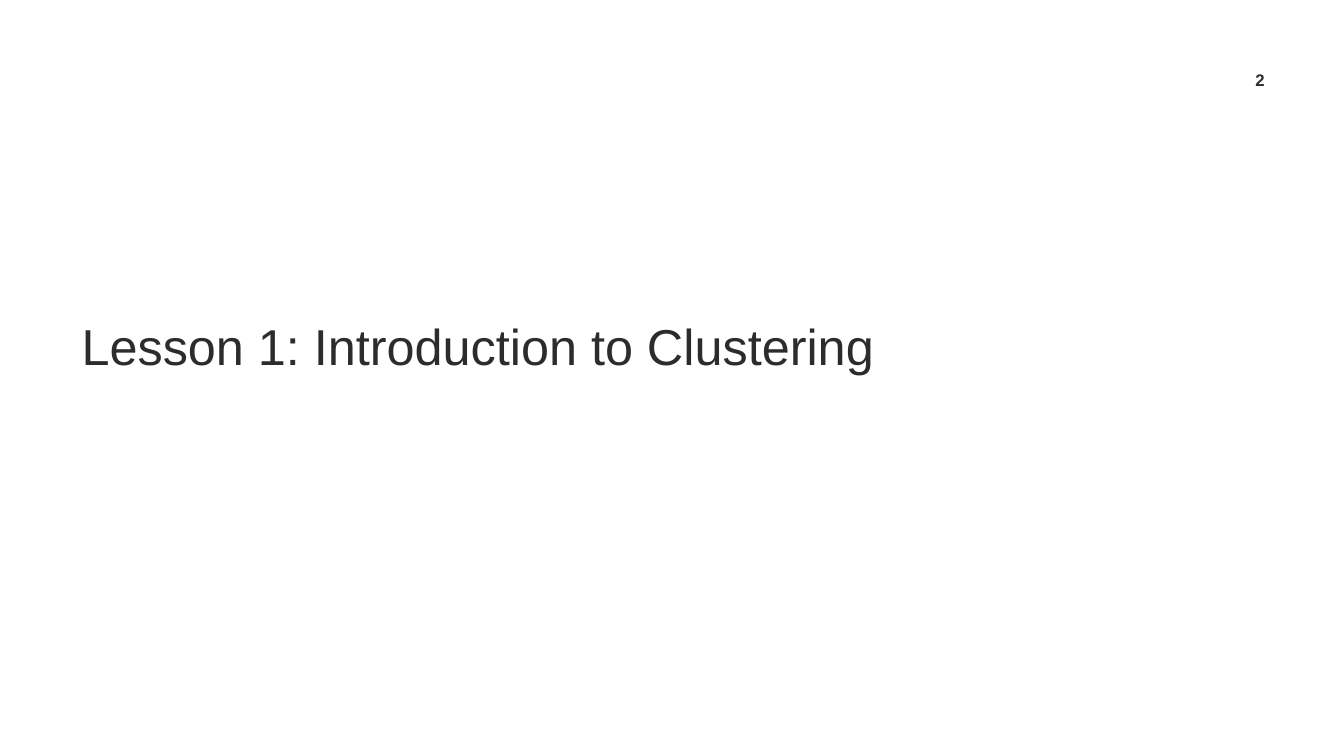
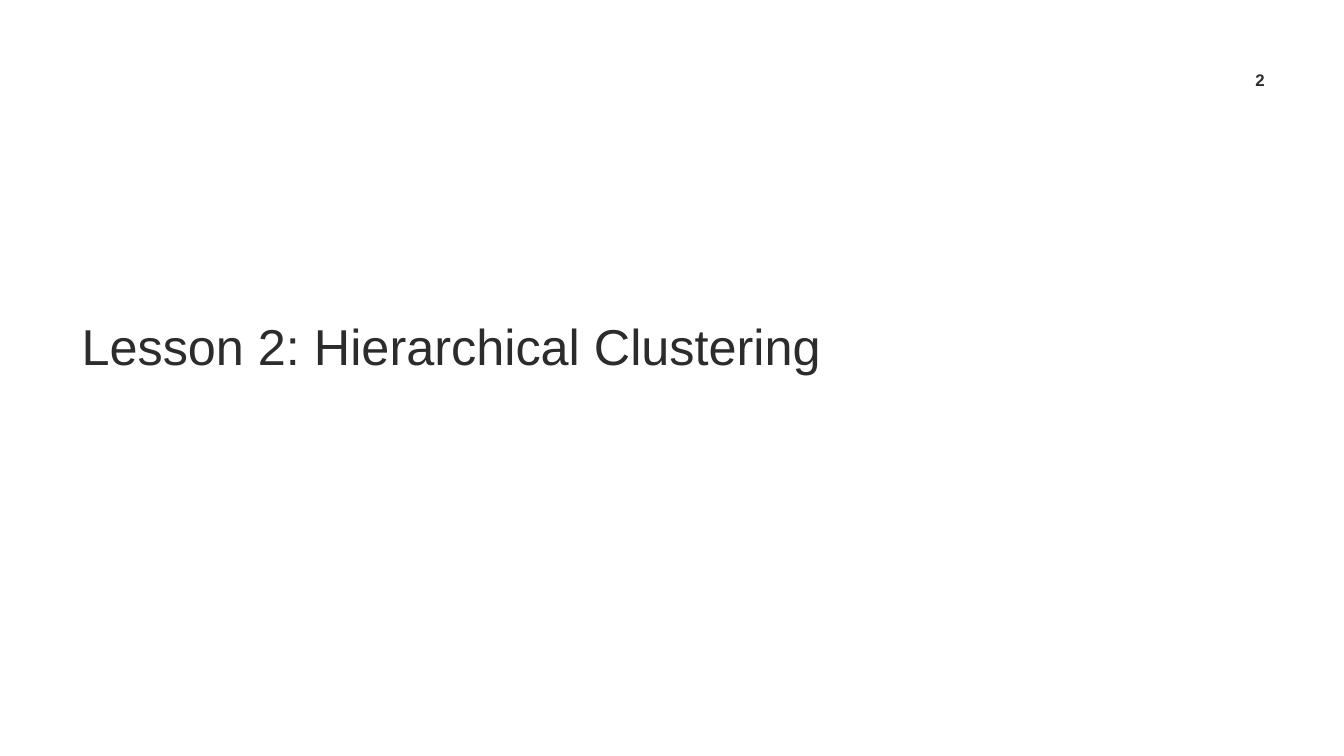
Before and after one commit to TrainingByPackt/Applied-Unsupervised-Learning-with-Python, a slide deck: slide 2 of CH2/Lesson02_FirstDraft.pptx. Drawn at 1344x756 pixels with LibreOffice and Linux fonts; fonts in the diff are those of the drawing; background and template pictures are left out. Boxes give left, top, right and bottom in pixels: in the first picture for what was removed or moved away, otherwise in the second. Text is boxed around its words. In the diff, an @@ line names an element or a change of style, - is before the commit and + after.

```diff
--- a/CH2/Lesson02_FirstDraft.pptx
+++ b/CH2/Lesson02_FirstDraft.pptx
@@ title at [82,328,821,375]: text changed @@
-Lesson 1: Introduction to Clustering
+Lesson 2: Hierarchical Clustering
```
Also in this commit, not shown: 11 other slides changed, 21 slides added, 19 slides removed, 3 other files.
